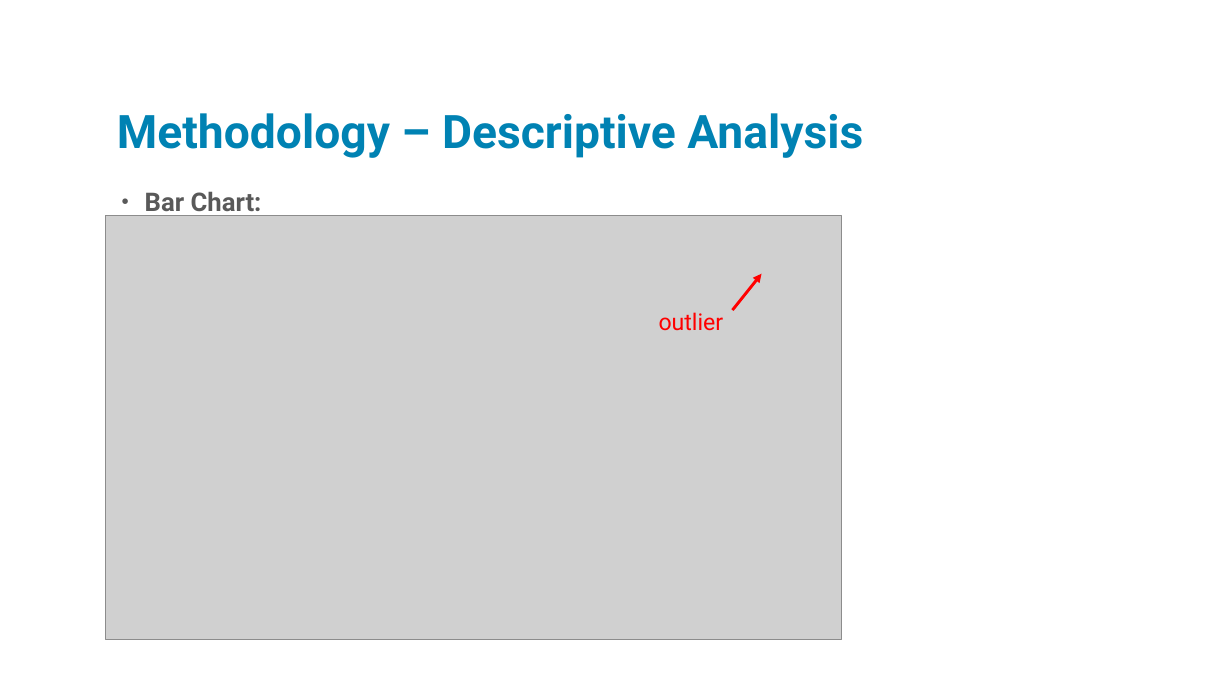
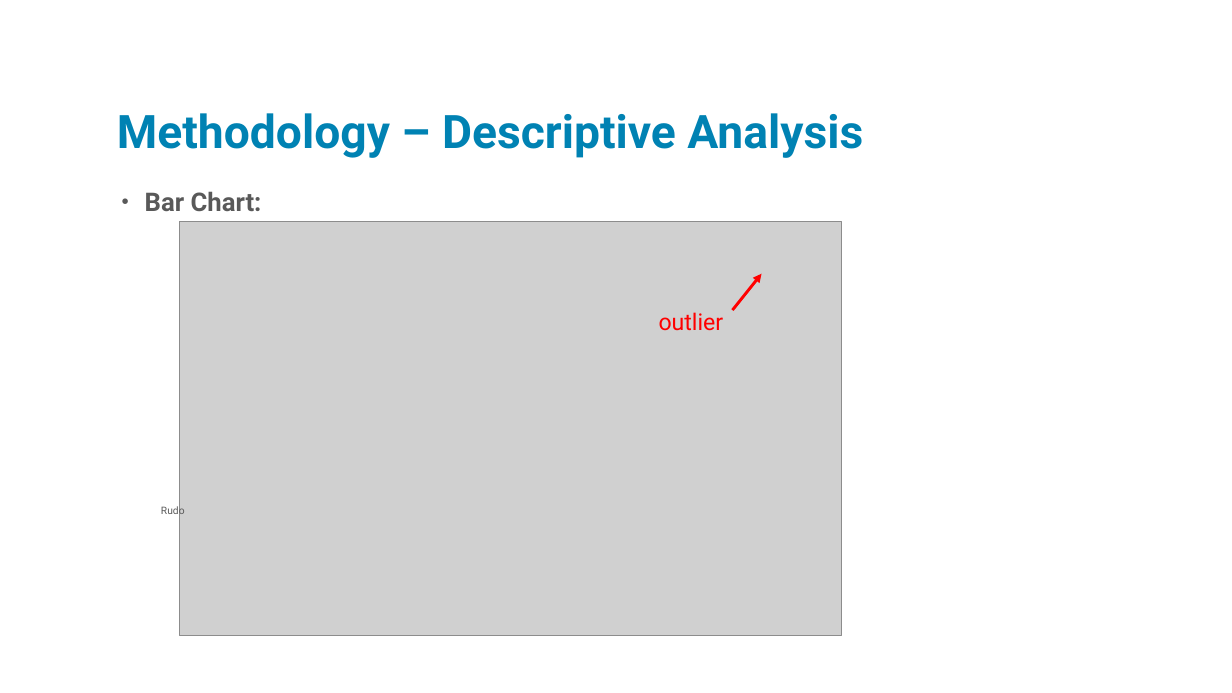
Before and after one commit to pbrachner/Coursera_Capstone, a slide deck: slide 4 of capstone.pptx. Drawn at 1232x693 pixels with LibreOffice and Linux fonts; fonts in the diff are those of the drawing; grey boxes stand for pictures; background and template pictures are left out. Boxes give left, top, right and bottom in pixels: in the first picture for what was removed or moved away, otherwise in the second. Text is boxed around its words. In the diff, an @@ line names an element or a change of style, - is before the commit and + after.

```diff
--- a/capstone.pptx
+++ b/capstone.pptx
@@ picture: place and size @@
-picture at box(105, 215, 841, 639)
+picture at box(179, 222, 842, 636)
@@ text added at box(161, 504, 185, 517), 8 pt, text #595959 @@
+Rudo
```
Also in this commit, not shown: 4 other slides changed, 5 other files.
